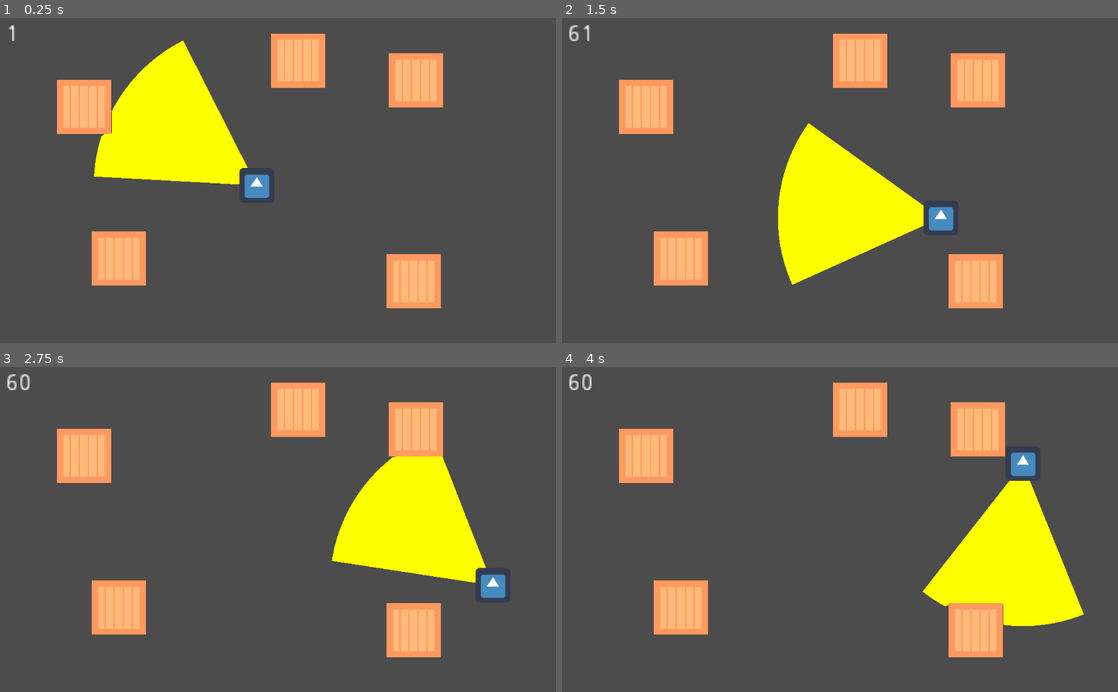
Above: before the commit, frames 1-4 (two rows, left to right).
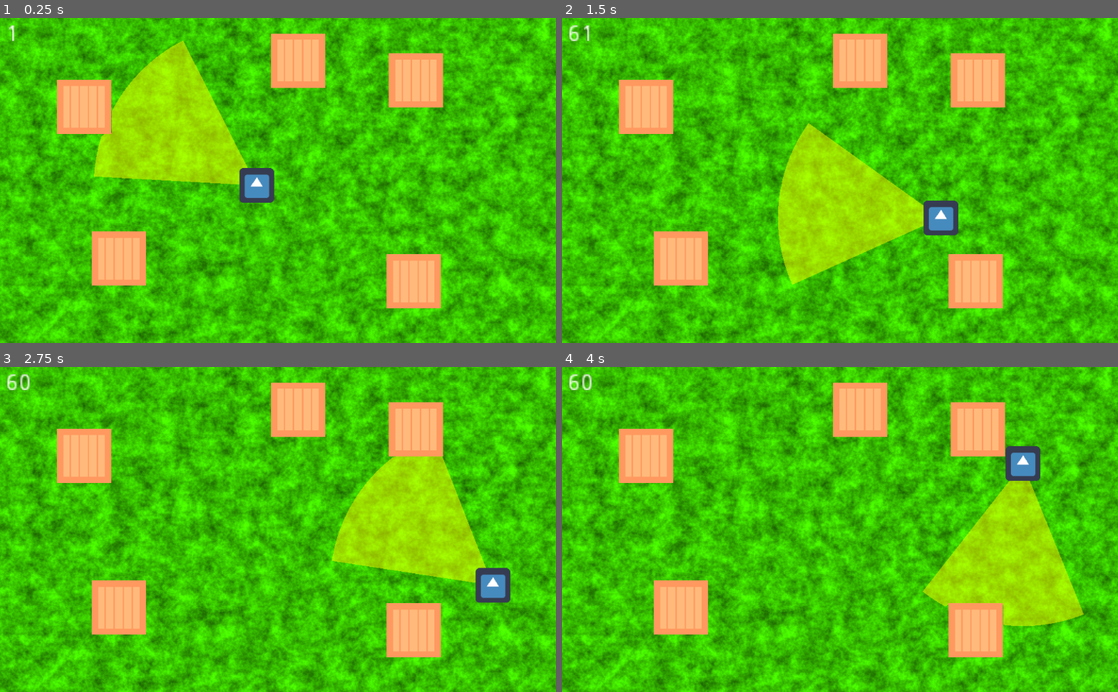
Above: after the commit, the same moments.

Repository: Turtana/sir-shooty
Game: Godot game, scene res://Scenes/main.tscn
Same seed, same stepped clock (60 frames per second), same inputs: the game is played once before the commit and once after it. The engine's default icon, where the game draws it, is replaced by a stand-in: a white triangle on a blue panel in a dark square.
Inputs (mouse positions are in pixels of both pictures, inside the frame that each line leads up to):
- Up to frame 1 (0.25 s): no input
- Up to frame 2 (1.5 s): tap Enter at 0.5 s; move the mouse to (962, 164) at 0.52 s; hold Right (ui_right) 0.53-1.28 s; move the mouse to (728, 196) at 1.27 s; hold Down (ui_down) from 1.28 s (still down)
- Up to frame 3 (2.75 s): tap Space at 2 s; move the mouse to (333, 458) at 2.02 s; release Down (ui_down) at 2.03 s; hold Right (ui_right) from 2.03 s (still down)
- Up to frame 4 (4 s): move the mouse to (812, 594) at 2.77 s; release Right (ui_right) at 2.78 s; hold Up (ui_up) 2.78-3.53 s; move the mouse to (1006, 578) at 3.52 s; hold Left (ui_left) from 3.53 s (still down)

The runs differ from the first frame. In frame 1, 91% of the frame differs, in the area x 0-100%, y 0-100%; in frame 2, 91%; in frame 3, 91%; in frame 4, 91%.

Commit message:
grass, transparent fire area

Diff:
--- a/Scenes/main.tscn
+++ b/Scenes/main.tscn
@@ -1,8 +1,9 @@
-[gd_scene load_steps=4 format=2]
+[gd_scene load_steps=5 format=2]
 
 [ext_resource path="res://Scenes/sir_shooty.tscn" type="PackedScene" id=1]
 [ext_resource path="res://Scenes/box.tscn" type="PackedScene" id=2]
 [ext_resource path="res://Scenes/HUD.tscn" type="PackedScene" id=3]
+[ext_resource path="res://art/grass.png" type="Texture" id=4]
 
 [node name="Main" type="Node2D"]
 
@@ -30,3 +31,9 @@
 scale = Vector2( 0.5, 0.5 )
 
 [node name="HUD" parent="." instance=ExtResource( 3 )]
+
+[node name="grass" type="Sprite" parent="."]
+position = Vector2( 517.769, 320.672 )
+scale = Vector2( 1.30787, 1.30787 )
+z_index = -2
+texture = ExtResource( 4 )
--- a/scripts/fire_area.gd
+++ b/scripts/fire_area.gd
@@ -25,4 +25,4 @@
 			dist = ray.get_collision_point() - to_global(position)
 
 		points.push_front(dist)
-	draw_polygon(points, PoolColorArray([Color.yellow]))
+	draw_polygon(points, PoolColorArray([Color(1, 1, 0, 0.5)]))
Binary file added: art/grass.png
Not shown, added: art/grass.png.import
